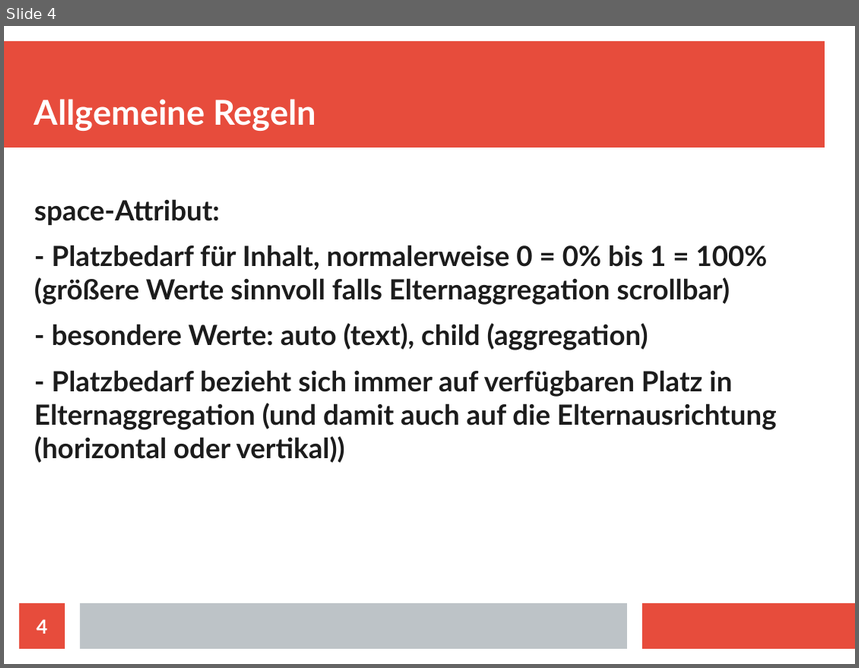
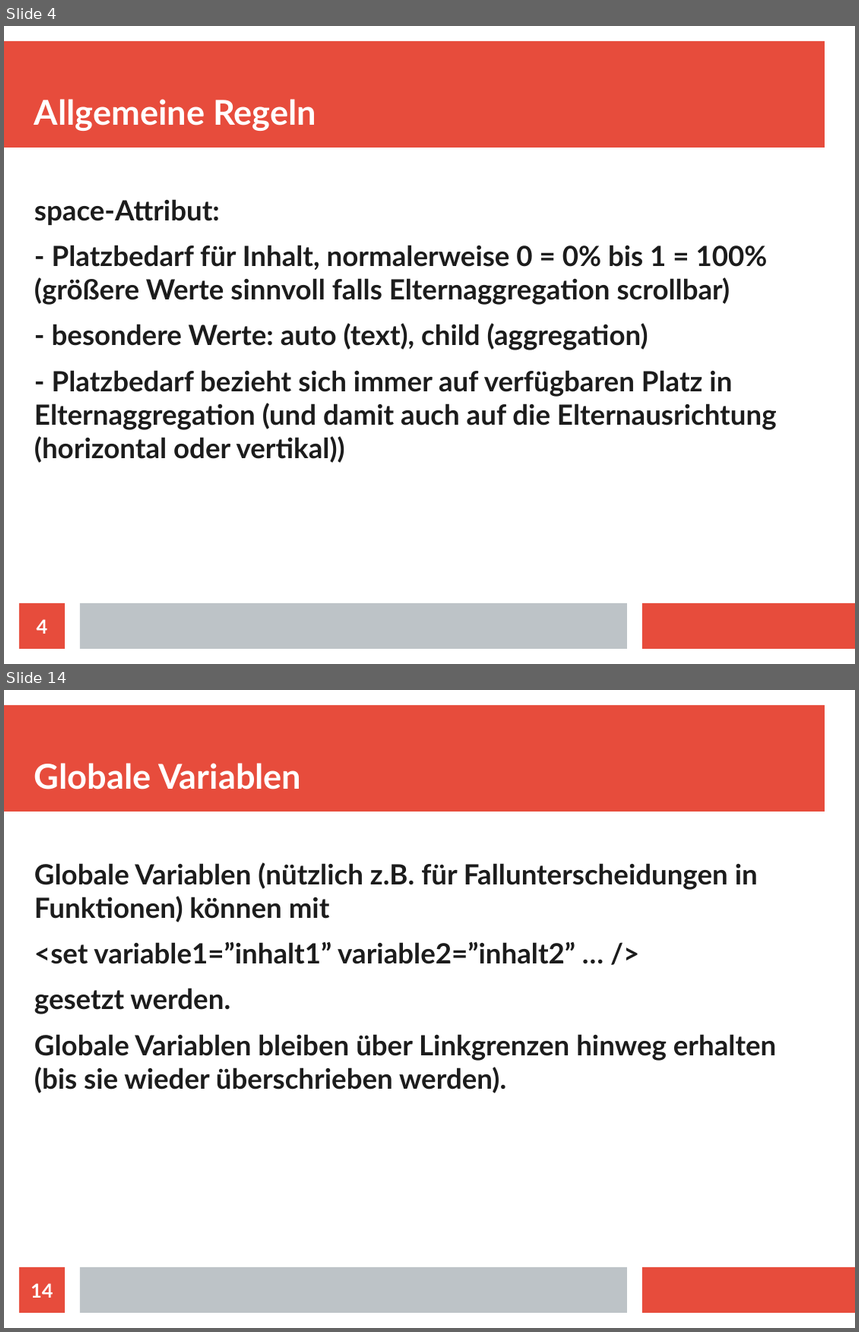
Before and after one commit to wolfgang1991/CommonLibraries, a slide deck: doc/App_Markup_Language_(AML).odp. Shown one above the other, each under a label of ours: slide 4 before the commit, slides 4 and 14 after it; the slides between them are not shown. The pictures are 859x668 and 859x1332 pixels, drawn with LibreOffice and Linux fonts; fonts in the diff are those of the drawing. Boxes give left, top, right and bottom in pixels: in the first picture for what was removed or moved away, otherwise in the second. Text is boxed around its words. In the diff, an @@ line names an element or a change of style, - is before the commit and + after.

```diff
--- a/doc/App_Markup_Language_(AML).odp
+++ b/doc/App_Markup_Language_(AML).odp
@@ slide 14 added at [4,690,855,1328], background #FFFFFF; not listed: 3 template elements that a slide beside it also shows @@
@@ title added at [34,763,301,790], 32 pt, text #FFFFFF, bold @@
+Globale Variablen
@@ text added at [34,863,776,1094], 26 pt, text #1C1C1C, bold @@
+Globale Variablen (nützlich z.B. für Fallunterscheidungen in Funktionen) können mit
+<set variable1=”inhalt1” variable2=”inhalt2” … />
+gesetzt werden.
+Globale Variablen bleiben über Linkgrenzen hinweg erhalten (bis sie wieder überschrieben werden).
@@ page number added at [19,1268,65,1313], fill #E74C3C, 18 pt, text #FFFFFF, bold @@
+14
```
Also in this commit, not shown: 7 slides changed, 3 other slides added, 2 other files.
